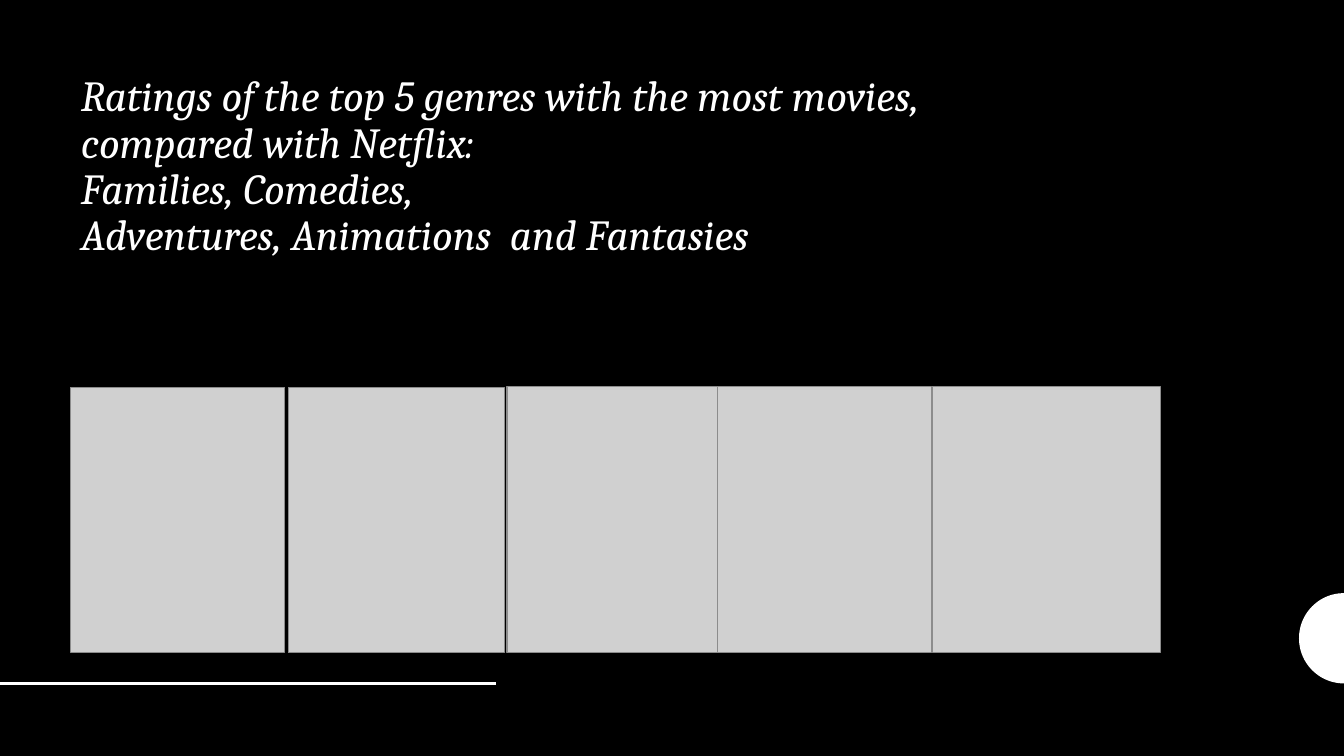
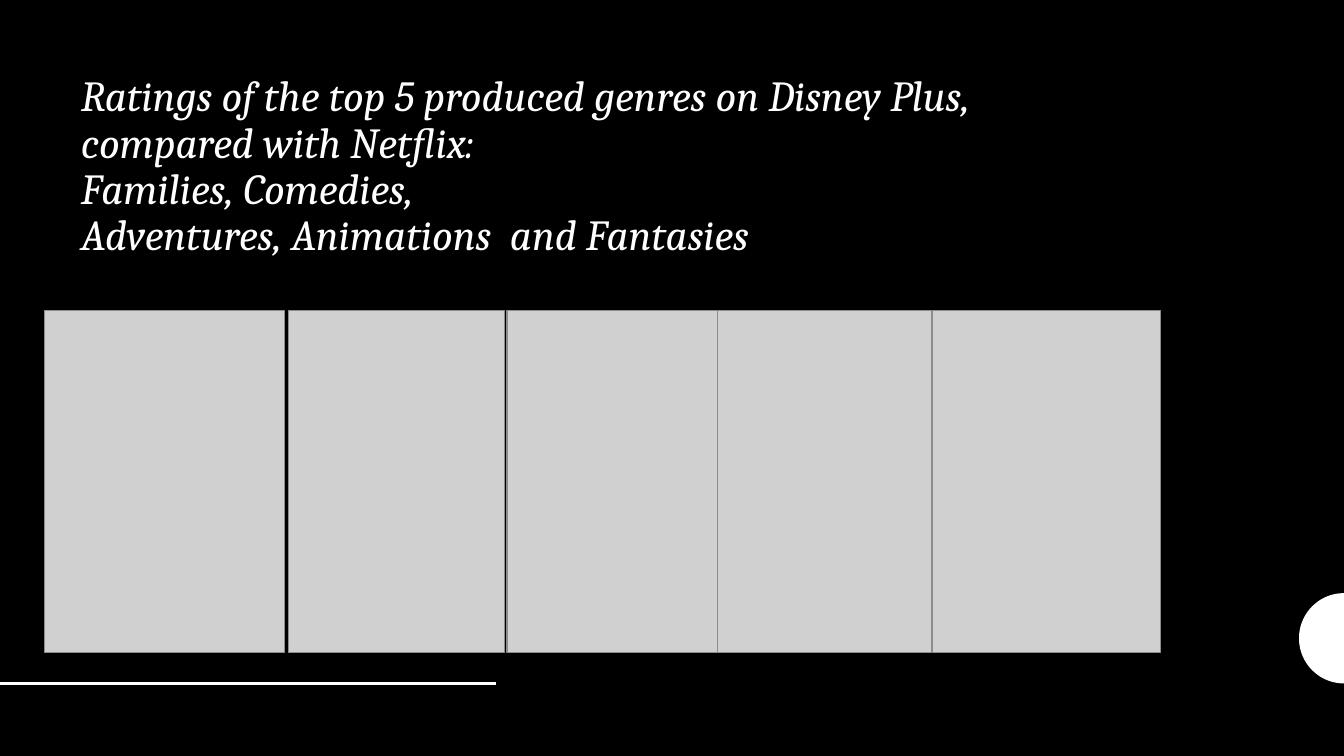
Before and after one commit to qwang27/Python_Into_Project, a slide deck: slide 6 of Analysis of Disney Plus Competitiveness over Netflix.pptx (slide 5 before the commit). Drawn at 1344x756 pixels with LibreOffice and Linux fonts; fonts in the diff are those of the drawing; grey boxes stand for pictures. Boxes give left, top, right and bottom in pixels: in the first picture for what was removed or moved away, otherwise in the second. Text is boxed around its words. In the diff, an @@ line names an element or a change of style, - is before the commit and + after.

```diff
--- a/Analysis of Disney Plus Competitiveness over Netflix.pptx
+++ b/Analysis of Disney Plus Competitiveness over Netflix.pptx
@@ title at [81,81,970,256]: text changed @@
-Ratings of the top 5 genres with the most movies, compared with Netflix:
-Families, Comedies,
-Adventures, Animations and Fantasies
+Ratings of the top 5 produced genres on Disney Plus, compared with Netflix:
+Families, Comedies,
+Adventures, Animations and Fantasies
@@ picture: place and size @@
-picture at [71,387,284,652]
+picture at [44,311,284,652]
@@ picture: place and size @@
-picture at [288,387,505,652]
+picture at [288,311,505,652]
@@ picture: place and size @@
-picture at [507,387,718,652]
+picture at [507,311,718,652]
@@ picture: place and size @@
-picture at [718,387,932,652]
+picture at [718,311,932,652]
@@ picture: place and size @@
-picture at [933,387,1160,652]
+picture at [933,311,1160,652]
```
Also in this commit, not shown: 2 other slides changed, 6 slides added, 2 slides removed, 3 other files.
